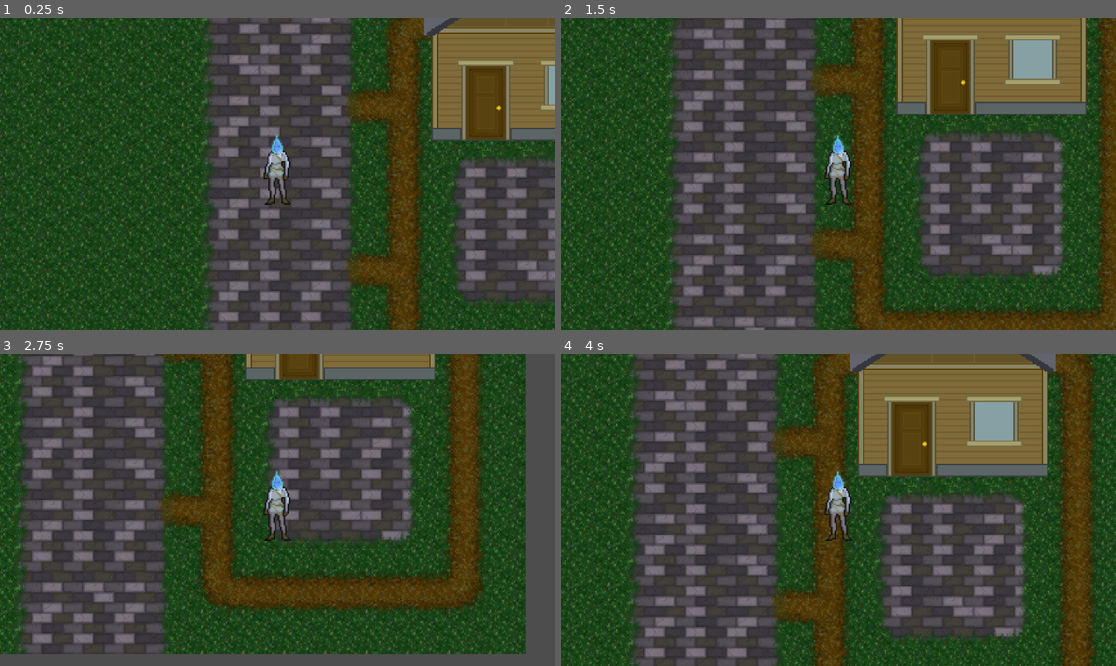
Above: before the commit, frames 1-4 (two rows, left to right).
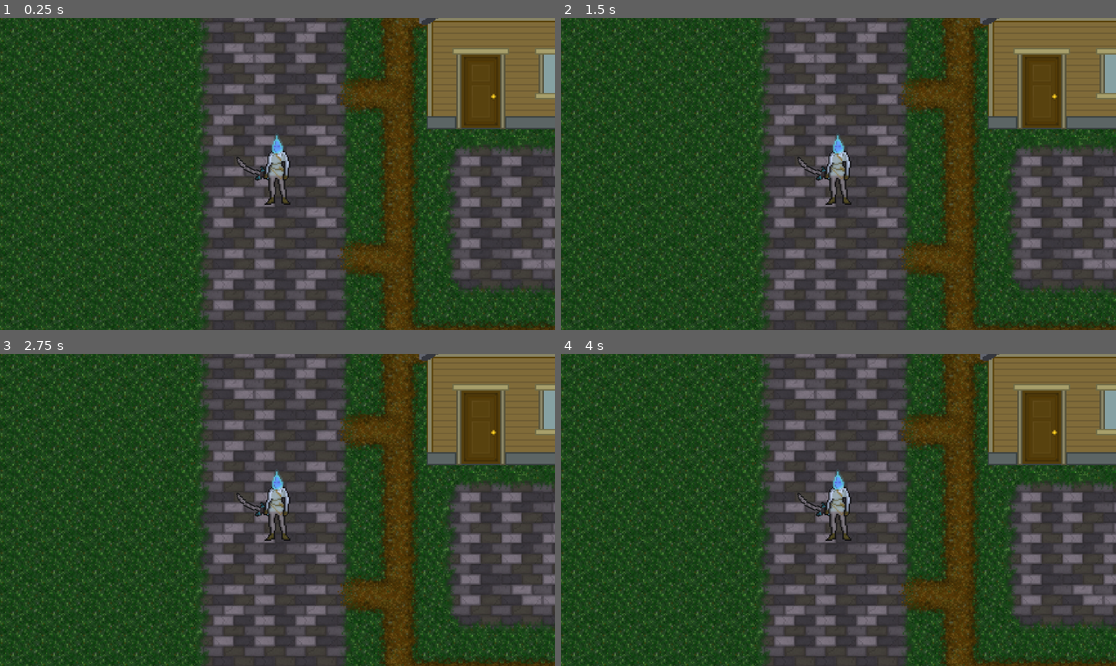
Above: after the commit, the same moments.

Repository: DropTheMag/Eldritch
Game: Godot game, scene res://node_2d.tscn
The game is run twice, just before and just after one commit, with the same random seed, the same clock (stepped at 60 frames per second) and the same inputs.
Inputs:
- Up to frame 1 (0.25 s): no input
- Up to frame 2 (1.5 s): tap Enter at 0.5 s; hold Right (ui_right) 0.53-1.28 s; hold Down (ui_down) from 1.28 s (still down)
- Up to frame 3 (2.75 s): release Down (ui_down) at 2.03 s; hold Right (ui_right) from 2.03 s (still down)
- Up to frame 4 (4 s): release Right (ui_right) at 2.78 s; hold Up (ui_up) 2.78-3.53 s; hold Left (ui_left) from 3.53 s (still down)

The runs differ from the first frame. In frame 1, 34% of the frame differs, in the area x 0-100%, y 0-100%; in frame 2, 66%; in frame 3, 75%; in frame 4, 79%.

Commit message:
Sword And Shit

Diff:
--- /dev/null
+++ b/EldritchPlayer.tscn
@@ -0,0 +1,19 @@
+[gd_scene load_steps=3 format=3 uid="uid://5v7eku1ehhaw"]
+
+[ext_resource type="Texture2D" uid="uid://bi8ue4vbablpy" path="res://Sprite-0002.png" id="1_g3o0t"]
+[ext_resource type="Texture2D" uid="uid://bqb8hjbijtap6" path="res://Sword.png" id="2_iwb0i"]
+
+[node name="Player" type="Node2D"]
+
+[node name="Character" type="Sprite2D" parent="."]
+z_index = 2
+texture = ExtResource("1_g3o0t")
+
+[node name="Sword" type="Sprite2D" parent="."]
+z_index = 1
+position = Vector2(-19, -3)
+rotation = -1.11307
+texture = ExtResource("2_iwb0i")
+
+[node name="Camera2D" type="Camera2D" parent="."]
+zoom = Vector2(2.67, 2.67)
--- a/node_2d.tscn
+++ b/node_2d.tscn
@@ -1,8 +1,7 @@
-[gd_scene load_steps=10 format=3 uid="uid://cynd4bs1qfm7s"]
+[gd_scene load_steps=9 format=3 uid="uid://cynd4bs1qfm7s"]
 
 [ext_resource type="Texture2D" uid="uid://cq4ackexjww5c" path="res://Tilemap/Tilemap.png" id="1_ykda0"]
-[ext_resource type="Texture2D" uid="uid://bi8ue4vbablpy" path="res://Sprite-0002.png" id="2_vap8v"]
-[ext_resource type="Script" path="res://Player.gd" id="3_5og4x"]
+[ext_resource type="PackedScene" uid="uid://5v7eku1ehhaw" path="res://EldritchPlayer.tscn" id="2_i5y61"]
 
 [sub_resource type="TileSetAtlasSource" id="TileSetAtlasSource_qsugh"]
 texture = ExtResource("1_ykda0")
@@ -140,6 +139,15 @@
 4:3/0 = 0
 14:2/size_in_atlas = Vector2i(5, 6)
 14:2/0 = 0
+9:2/0 = 0
+10:2/0 = 0
+10:3/0 = 0
+11:3/0 = 0
+11:2/0 = 0
+11:4/0 = 0
+10:4/0 = 0
+9:4/0 = 0
+9:3/0 = 0
 
 [sub_resource type="TileSet" id="TileSet_aubq3"]
 tile_size = Vector2i(32, 32)
@@ -161,17 +169,12 @@
 [node name="Overlay2" type="TileMap" parent="."]
 tile_set = SubResource("TileSet_aubq3")
 format = 2
-layer_0/tile_data = PackedInt32Array(458765, 262144, 1342177 …(532 unchanged characters)… 4, 1342177283, 196620, 196608, 268435459)
+layer_0/tile_data = PackedInt32Array(458765, 262144, 1342177 …(532 unchanged characters)… 4, 1342177283, 196620, 196608, 268435459, 655374, 655360, 4, 655375, 655360, 4, 655376, 655360, 4, 655377, 655360, 4, 655378, 655360, 4)
 
 [node name="Overlay3" type="TileMap" parent="."]
 tile_set = SubResource("TileSet_aubq3")
 format = 2
 layer_0/tile_data = PackedInt32Array(65552, 917504, 2)
 
-[node name="Player" type="Sprite2D" parent="."]
-position = Vector2(334, 165)
-texture = ExtResource("2_vap8v")
-script = ExtResource("3_5og4x")
-
-[node name="Camera2D" type="Camera2D" parent="Player"]
-zoom = Vector2(2.67, 2.67)
+[node name="Player" parent="." instance=ExtResource("2_i5y61")]
+position = Vector2(338, 174)
Binary file added: Sword.png
Not shown, added: Sword.png.import
